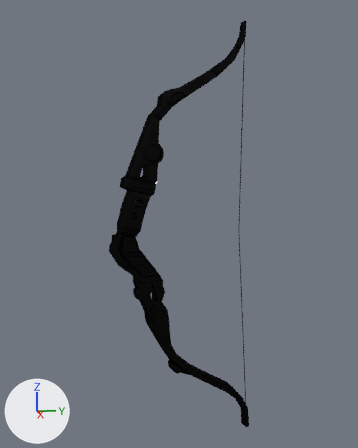
A saved change to the Blender file Assets/Download Assets/Bows/hawkeye/hawkeye.blend.
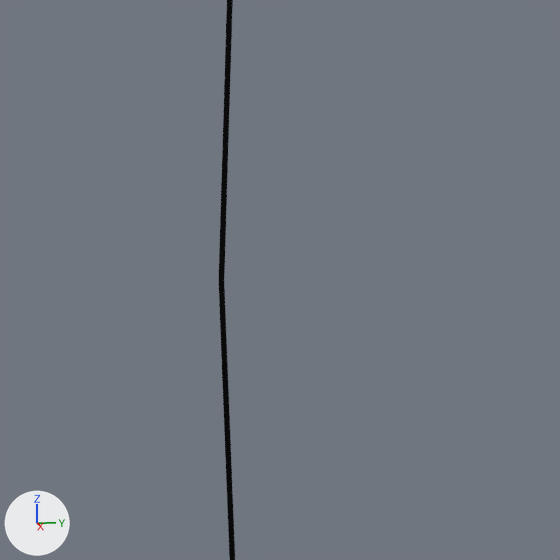
The first picture shows the older version from a 50 mm camera at (16.46, -6.29, 2.23) aimed at (2.91, -4.27, 0.47). The close-ups show both versions on the part from 58% to 80% of the width and 43% to 60% of the height of that picture. The lights are fixed; the arrows at lower left show +X, +Y and +Z.
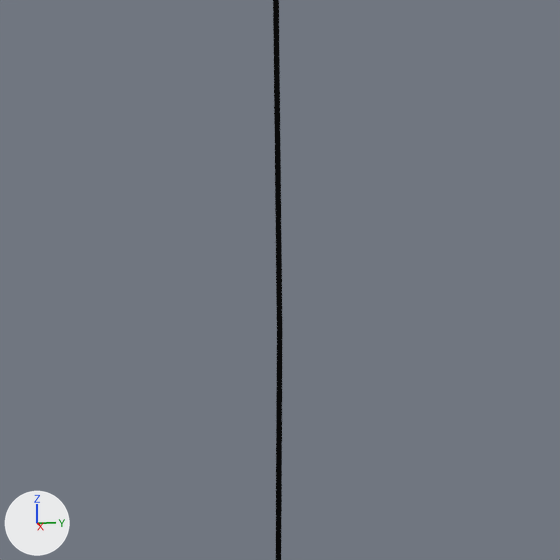
The edits, one by one:
me_cylinder has 1376 vertices, 1284 faces and spans x -2.8..10.5, y -21.0..1.0, z -1.0..1.0.
me_cylinder is used by ob_cylinder; location (2.54, -2.263, 0.141); rotation (0.0229, 0.00613, -6.272), in degrees (1.3, 0.4, -359); scale (0.0111, 0.0111, 5.43).
me_cylinder part 1: all 32 vertices in x 8.5..10.5, y -21.0..-19.0, z 0.0 are moved by (0.3, 21.1, 0.0).

Changed parts and their boxes [x1, y1, x2, y2] in the close-ups (560 x 560 px):
'Cylinder', reshaped
    before: [219, 0, 235, 560]
    after: [273, 0, 282, 560]
